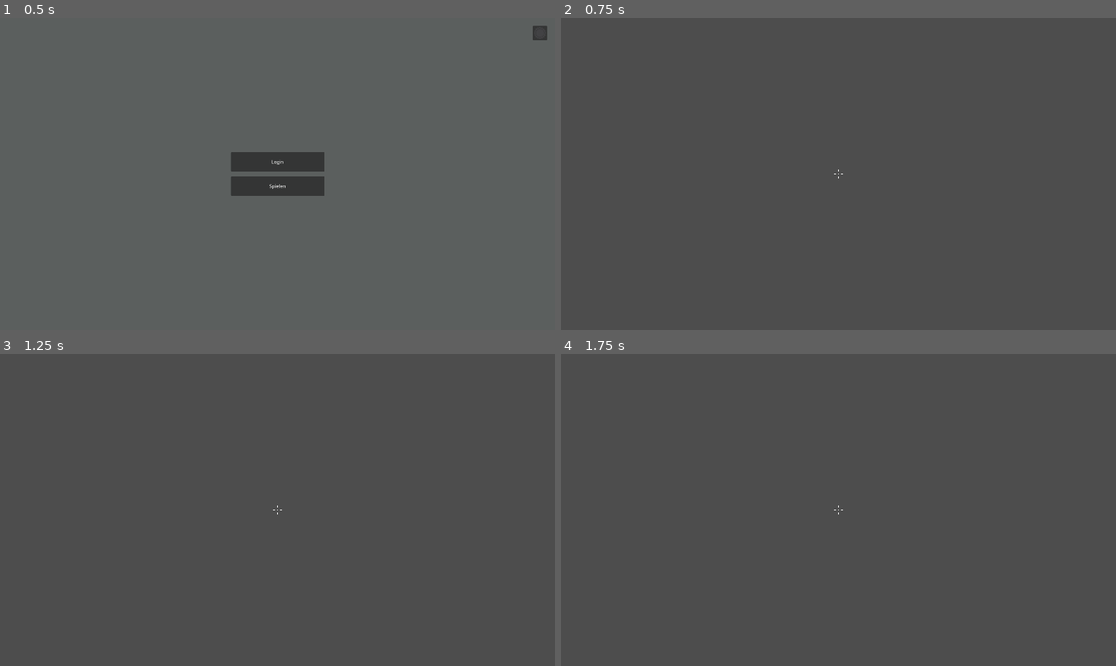
Above: before the commit, frames 1-4 (two rows, left to right).
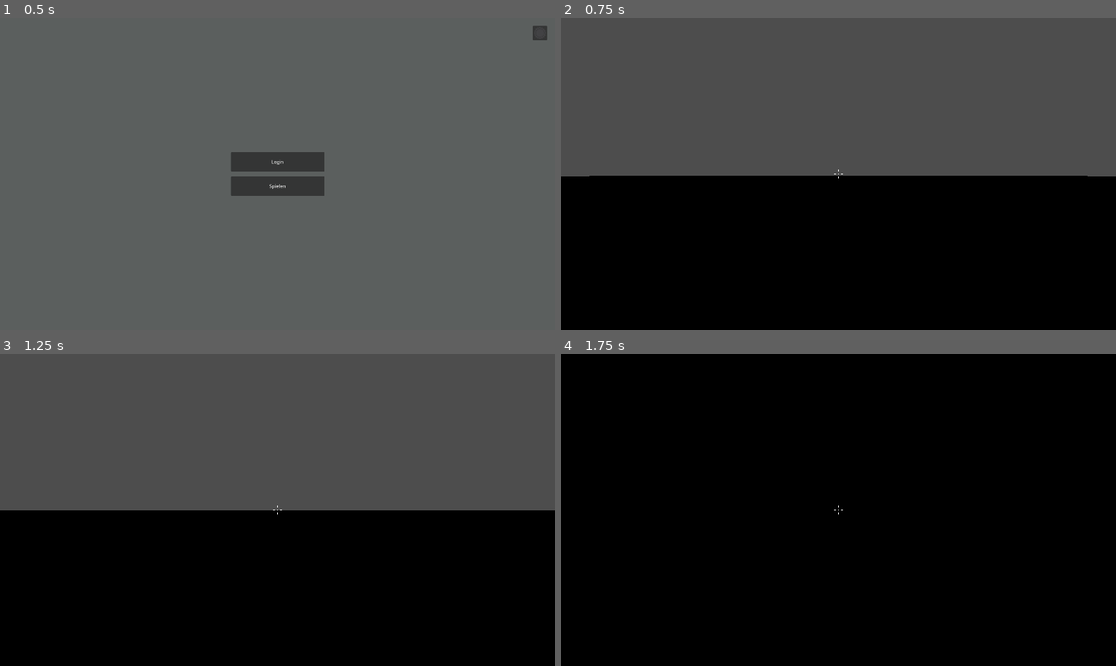
Above: after the commit, the same moments.

Repository: GermanGabelGames/fpsshooter
Game: Godot game, scene res://ui/menu.tscn
Same seed, same stepped clock (60 frames per second), same inputs: the game is played once before the commit and once after it.
Inputs (mouse positions are in pixels of both pictures, inside the frame that each line leads up to):
- Up to frame 1 (0.5 s): no input
- Up to frame 2 (0.75 s): click "Spielen" at 0.5 s
- Up to frame 3 (1.25 s): no input
- Up to frame 4 (1.75 s): tap Enter at 1.25 s; move the mouse to (866, 510) at 1.27 s; hold W (move_forward) from 1.28 s (still down); hold Ctrl (crouch) from 1.28 s (still down); tap Space (jump) at 1.52 s

Frame 1 is identical in both runs. In frame 2, 49% of the frame differs, in the area x 0-100%, y 50-100%; in frame 3, 50%; in frame 4, 100%, in the area x 0-100%, y 0-100%.

Commit message:
irgendwas
map

Diff:
--- a/node.tscn
+++ b/node.tscn
@@ -7,3 +7,9 @@
 
 [node name="Player" parent="." instance=ExtResource("1_sy5k4")]
 transform = Transform3D(1, 0, 0, 0, 1, 0, 0, 0, 1, 0, 1, 0)
+
+[node name="Map" type="Node3D" parent="."]
+
+[node name="CSGBox3D" type="CSGBox3D" parent="Map"]
+transform = Transform3D(1, 0, 0, 0, 1, 0, 0, 0, 1, -0.0358045, -1.0158, 0.0907915)
+size = Vector3(500, 1, 500)
